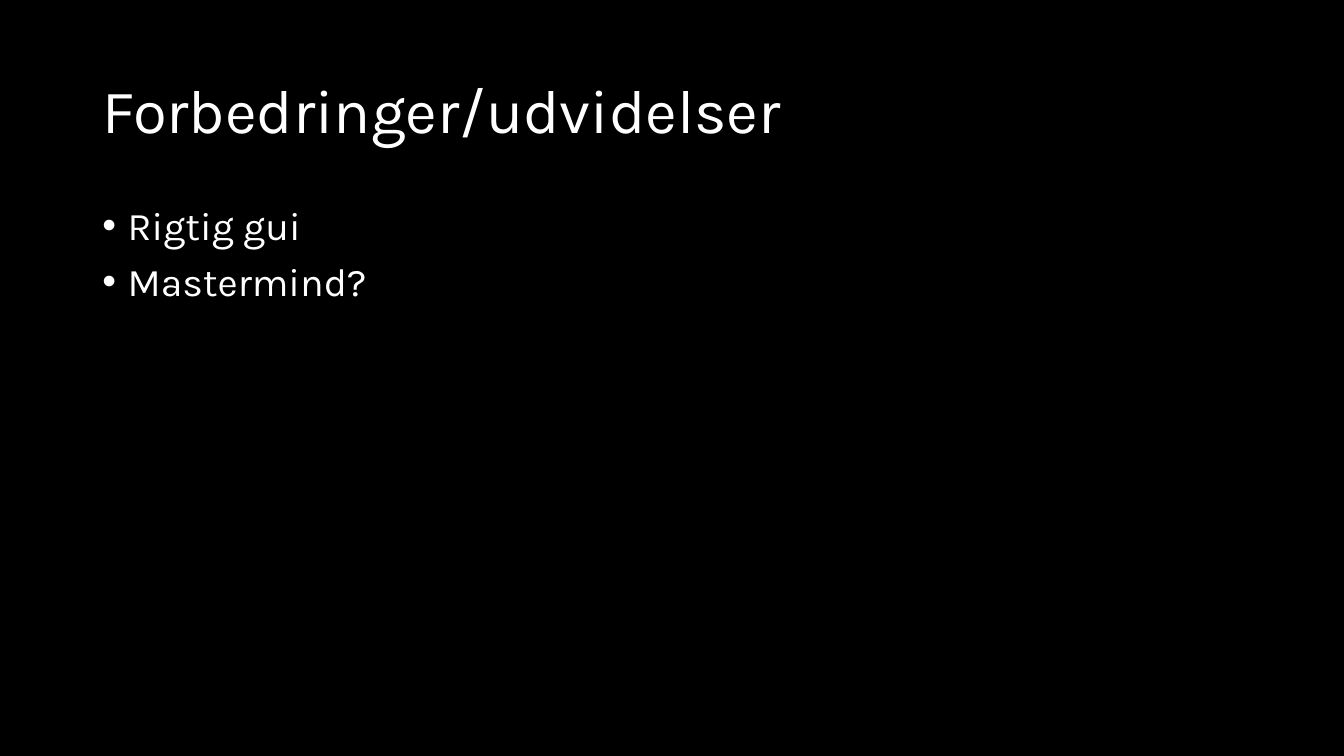
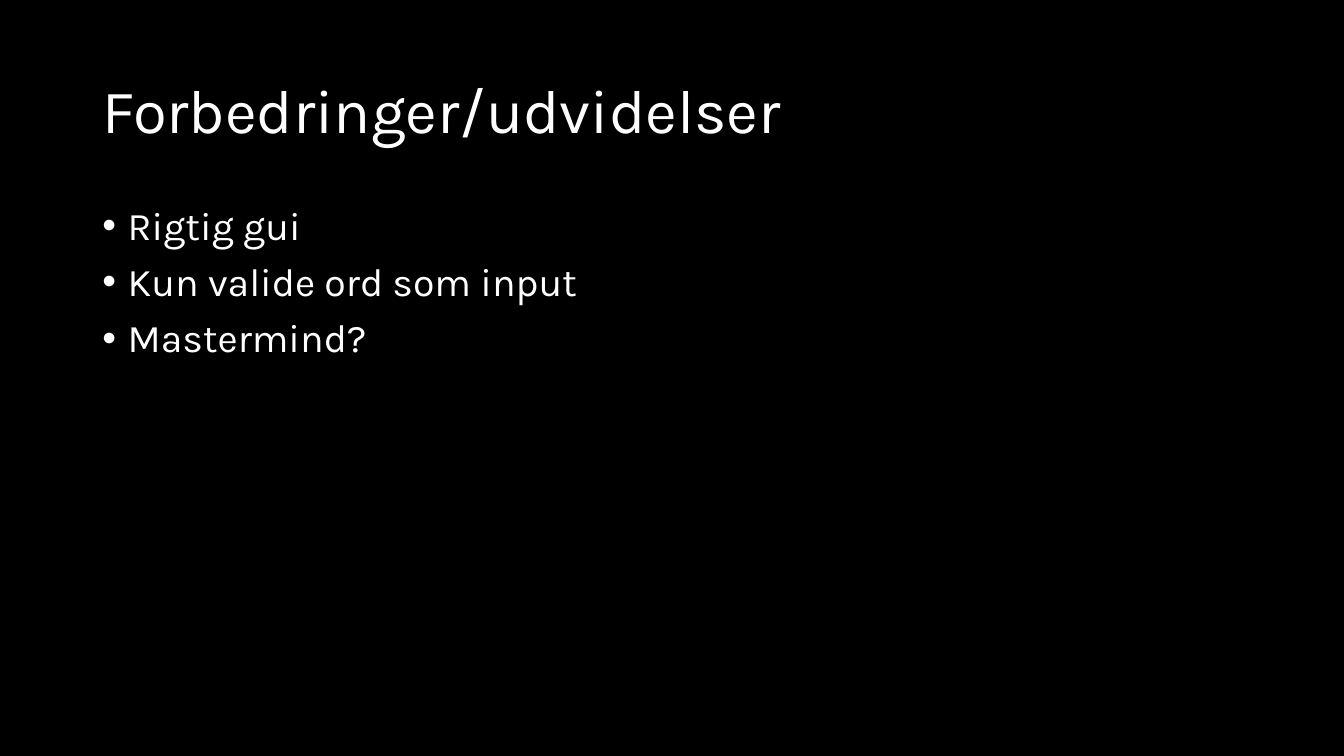
Before and after one commit to davi2298/spac_uge_2, a slide deck: slide 5 of Wordle.pptx (slide 6 before the commit). Drawn at 1344x756 pixels with LibreOffice and Linux fonts; fonts in the diff are those of the drawing. Boxes give left, top, right and bottom in pixels: in the first picture for what was removed or moved away, otherwise in the second. Text is boxed around its words. In the diff, an @@ line names an element or a change of style, - is before the commit and + after.

```diff
--- a/Wordle.pptx
+++ b/Wordle.pptx
@@ text at box(128, 269, 577, 306): paragraph added @@
+• Kun valide ord som input
```
Also in this commit, not shown: 1 other slide changed, 3 other files.
